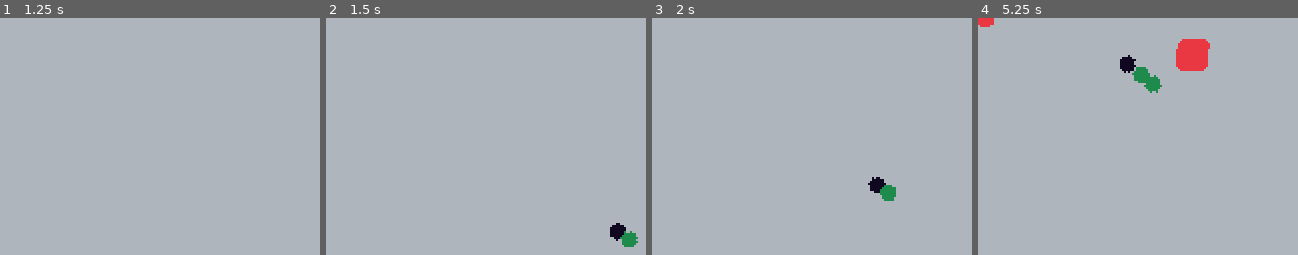
Above: before the commit, frames 1-4 (left to right).
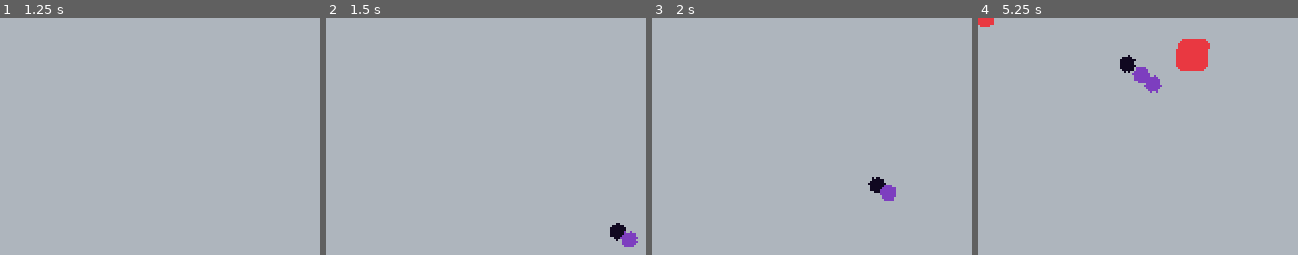
Above: after the commit, the same moments.

Repository: jamesbisraelson/7drl
Game: Godot game, scene res://scenes/game.tscn
The game is run twice, just before and just after one commit, with the same random seed, the same clock (stepped at 60 frames per second) and the same inputs.
Inputs:
- Up to frame 1 (1.25 s): hold D (game_right) from 0.53 s (still down)
- Up to frame 2 (1.5 s): release D (game_right) at 1.28 s; hold Down (ui_down) from 1.28 s (still down)
- Up to frame 3 (2 s): keep holding Down (ui_down)
- Up to frame 4 (5.25 s): release Down (ui_down) at 2.03 s; hold D (game_right) 2.03-3.53 s; hold A (game_left) 3.53-5.03 s; hold Down (ui_down) from 5.03 s (still down)
The pictures show only the part of the screen within x 12-62%, y 32-82%; the shares and areas given below are measured in that part.

Frame 1 is identical in both runs. In frame 2, 0.3% of the frame differs, in the area x 91-98%, y 89-97%; in frame 3, 0.3%; in frame 4, 0.5%, in the area x 48-58%, y 20-32%.

Commit message:
added turrets that move toward enemies

Diff:
--- a/scenes/bullet_ball.tscn
+++ /dev/null
@@ -1,6 +0,0 @@
-[gd_scene load_steps=2 format=3 uid="uid://r4qoiws7kw2l"]
-
-[ext_resource type="PackedScene" uid="uid://ctka577a28pc2" path="res://scenes/ball.tscn" id="1_14faq"]
-
-[node name="Ball" instance=ExtResource("1_14faq")]
-type = "bullet"
--- a/scenes/enemy.tscn
+++ b/scenes/enemy.tscn
@@ -6,11 +6,12 @@
 [sub_resource type="RectangleShape2D" id="RectangleShape2D_pth2k"]
 
 [node name="Enemy" type="CharacterBody2D" groups=["enemies"]]
-collision_layer = 3
-collision_mask = 3
+collision_layer = 7
+collision_mask = 7
 script = ExtResource("1_6526v")
 move_speed = 20.0
 rotate_speed = 1.5
+health = 100.0
 
 [node name="Sprite2D" type="Sprite2D" parent="."]
 texture_filter = 1
--- /dev/null
+++ b/scenes/shooter_ball.tscn
@@ -0,0 +1,6 @@
+[gd_scene load_steps=2 format=3 uid="uid://r4qoiws7kw2l"]
+
+[ext_resource type="PackedScene" uid="uid://ctka577a28pc2" path="res://scenes/ball.tscn" id="1_rgvni"]
+
+[node name="Ball" instance=ExtResource("1_rgvni")]
+type = "bullet"
--- /dev/null
+++ b/scenes/turret.tscn
@@ -0,0 +1,27 @@
+[gd_scene load_steps=4 format=3 uid="uid://cbn4jmq1h2k4j"]
+
+[ext_resource type="Script" path="res://turret.gd" id="1_xjryr"]
+[ext_resource type="Texture2D" uid="uid://cpftu1is580bb" path="res://assets/turret.png" id="2_ruoic"]
+
+[sub_resource type="CapsuleShape2D" id="CapsuleShape2D_umj60"]
+radius = 4.0
+height = 16.0
+
+[node name="Turret" type="CharacterBody2D"]
+texture_filter = 1
+collision_layer = 4
+collision_mask = 0
+script = ExtResource("1_xjryr")
+move_amount = 5.0
+
+[node name="Sprite2D" type="Sprite2D" parent="."]
+texture = ExtResource("2_ruoic")
+
+[node name="CollisionShape2D" type="CollisionShape2D" parent="."]
+rotation = 1.5708
+shape = SubResource("CapsuleShape2D_umj60")
+
+[node name="ActionTimer" type="Timer" parent="."]
+autostart = true
+
+[connection signal="timeout" from="ActionTimer" to="." method="_on_action_timer_timeout"]
--- /dev/null
+++ b/scenes/turret_ball.tscn
@@ -0,0 +1,13 @@
+[gd_scene load_steps=3 format=3 uid="uid://qk0byb3grgw8"]
+
+[ext_resource type="PackedScene" uid="uid://ctka577a28pc2" path="res://scenes/ball.tscn" id="1_pyjh4"]
+[ext_resource type="Texture2D" uid="uid://do7l4pb13rdn2" path="res://assets/purple.png" id="2_vbf68"]
+
+[node name="Ball" instance=ExtResource("1_pyjh4")]
+type = "turret"
+
+[node name="Sprite2D" parent="." index="0"]
+texture = ExtResource("2_vbf68")
+
+[node name="ActionTimer" parent="." index="2"]
+wait_time = 5.0
--- /dev/null
+++ b/scenes/turret_bullet.tscn
@@ -0,0 +1,9 @@
+[gd_scene load_steps=3 format=3 uid="uid://dkbs1c5vat37r"]
+
+[ext_resource type="PackedScene" uid="uid://coruwxe4wwotv" path="res://scenes/bullet.tscn" id="1_u2dkk"]
+[ext_resource type="Texture2D" uid="uid://dm44h8rhxdo14" path="res://assets/turret_bullet.png" id="2_0qjum"]
+
+[node name="Bullet" instance=ExtResource("1_u2dkk")]
+
+[node name="Sprite2D" parent="." index="0"]
+texture = ExtResource("2_0qjum")
--- a/scripts/ball.gd
+++ b/scripts/ball.gd
@@ -1,10 +1,12 @@
 extends CharacterBody2D
 
 const Bullet = preload('res://scenes/bullet.tscn')
+const Turret = preload('res://scenes/turret.tscn')
 const COLLAPSE_CHANCE = 0.01
 
 @export var follow_speed: float
-@export_enum('bullet', 'bomb', 'collapse') var type: String
+@export var health: float
+@export_enum('bullet', 'turret', 'collapse') var type: String
 
 var to_follow: Node2D
 
@@ -21,10 +23,12 @@
 
 func _on_action_timer_timeout() -> void:
 	if type == 'bullet':
-		fire_bullet()
+		shoot_bullet()
+	if type == 'turret':
+		drop_turret()
 
 
-func fire_bullet() -> void:
+func shoot_bullet() -> void:
 	var enemies = get_tree().get_nodes_in_group('enemies')
 	if len(enemies) > 0:
 		var closest = enemies[0]
@@ -39,8 +43,14 @@
 			bullet.look_at(closest.global_position)
 
 
-func collapse():
+func drop_turret():
+	var turret = Turret.instantiate()
+	get_parent().add_child(turret)
+	turret.global_position = self.global_position
+
+
+func collapse_enemies():
 	if randf() < 0.01:
 		var enemies = get_tree().get_nodes_in_group('enemies')
 		for enemy in enemies:
-			enemy.should_die = true
+			enemy.kill()
--- a/scripts/bullet.gd
+++ b/scripts/bullet.gd
@@ -7,5 +7,6 @@
 	velocity = Vector2(move_speed, 0).rotated(rotation)
 	var collision: KinematicCollision2D = move_and_collide(velocity * delta)
 	if collision and collision.get_collider().is_in_group('enemies'):
+		collision.get_collider().kill()
 		await get_tree().process_frame
 		queue_free()
--- a/scripts/enemy.gd
+++ b/scripts/enemy.gd
@@ -2,12 +2,7 @@
 
 @export var move_speed: float
 @export var rotate_speed: float
-
-var should_die: bool
-
-
-func _ready() -> void:
-	should_die = false
+@export var health: float
 
 
 func _process(delta: float) -> void:
@@ -15,16 +10,15 @@
 	var player: CharacterBody2D = get_node('/root/Game/Player')
 	var direction: Vector2 = global_position.direction_to(player.global_position).normalized()
 	velocity = direction * move_speed
-	var collision: KinematicCollision2D = move_and_collide(velocity * delta)
-	if collision and collision.get_collider().is_in_group('bullets'):
-		should_die = true
+	move_and_collide(velocity * delta)
 
-	if should_die:
-		await get_tree().process_frame
-		queue_free()
+func take_damage(amount: float):
+	health -= amount
 
+func kill():
+	queue_free()
 
 func _exit_tree() -> void:
 	var collapse_balls = get_tree().get_nodes_in_group('collapse')
 	for ball in collapse_balls:
-		ball.collapse()
+		ball.collapse_enemies()
--- a/scripts/player.gd
+++ b/scripts/player.gd
@@ -1,7 +1,8 @@
 extends CharacterBody2D
 
-const BulletBall = preload('res://scenes/bullet_ball.tscn')
+const BulletBall = preload('res://scenes/shooter_ball.tscn')
 const CollapseBall = preload('res://scenes/collapse_ball.tscn')
+const TurretBall = preload('res://scenes/turret_ball.tscn')
 
 @export var move_speed: float
 @export var rotation_speed: float
@@ -23,27 +24,18 @@
 
 func _unhandled_input(event: InputEvent) -> void:
 	if event.is_action_pressed('ui_down'):
-		var types = ['bullet', 'collapse']
+		var types = ['bullet', 'collapse', 'turret']
 		add_ball(types[randi_range(0, len(types)-1)])
 
 
 func add_ball(type: String) -> void:
+	var ball
 	if type == 'collapse':
-		add_collapse_ball()
-	if type == 'bullet':
-		add_bullet_ball()
-
-
-func add_bullet_ball() -> void:
-	var ball = BulletBall.instantiate()
-	balls.append(ball)
-	get_parent().add_child(ball)
-	ball.global_position = global_position
-	update_ball_follow()
-
-
-func add_collapse_ball() -> void:
-	var ball = CollapseBall.instantiate()
+		ball = CollapseBall.instantiate()
+	elif type == 'bullet':
+		ball = BulletBall.instantiate()
+	elif type == 'turret':
+		ball = TurretBall.instantiate()
 	balls.append(ball)
 	get_parent().add_child(ball)
 	ball.global_position = global_position
--- /dev/null
+++ b/turret.gd
@@ -0,0 +1,62 @@
+extends CharacterBody2D
+
+const Bullet = preload('res://scenes/turret_bullet.tscn')
+
+@export var health: float
+@export var move_amount: float
+
+
+func _ready() -> void:
+	move()
+
+
+func move():
+	var new_rot = move_toward(rotation, rotation + wrapf(global_position.angle_to_point(get_closest_enemy_pos()) - rotation, -PI, PI), PI/4)
+	var new_pos = Vector2(move_amount, 0).rotated(new_rot)
+
+	var tween = get_tree().create_tween()
+	tween.set_ease(Tween.EASE_IN_OUT)
+	tween.set_trans(Tween.TRANS_SINE)
+	tween.tween_property(self, 'rotation', new_rot, 0.5)
+	tween.tween_property(self, 'global_position', new_pos, 1).as_relative()
+	tween.tween_callback(move)
+
+	var tween2 = get_tree().create_tween()
+	tween2.tween_property(self, 'scale:x', scale.x, 0.5)
+	tween2.tween_property(self, 'scale:x', scale.x * 1.25, 0.5)
+	tween2.tween_property(self, 'scale:x', scale.x, 0.5)
+
+
+func get_closest_enemy_pos():
+	var enemies = get_tree().get_nodes_in_group('enemies')
+	if len(enemies) > 0:
+		var closest = enemies[0]
+		for enemy in enemies:
+			if global_position.distance_squared_to(enemy.global_position) < global_position.distance_squared_to(closest.global_position):
+				closest = enemy
+
+		return closest.global_position
+	return global_position + Vector2(1, 0).rotated(rotation)
+
+func _on_action_timer_timeout() -> void:
+	shoot()
+
+
+func kill():
+	await get_tree().process_frame
+	queue_free()
+
+
+func shoot():
+	var enemies = get_tree().get_nodes_in_group('enemies')
+	if len(enemies) > 0:
+		var closest = enemies[0]
+		for enemy in enemies:
+			if global_position.distance_squared_to(enemy.global_position) < global_position.distance_squared_to(closest.global_position):
+				closest = enemy
+
+		if global_position.distance_to(closest.global_position) < 50:
+			var bullet = Bullet.instantiate()
+			get_parent().add_child(bullet)
+			bullet.global_position = global_position
+			bullet.look_at(closest.global_position)
Binary file added: assets/turret.png
Not shown, added: assets/turret.png.import
Binary file added: assets/turret_bullet.png
Not shown, added: assets/turret_bullet.png.import
